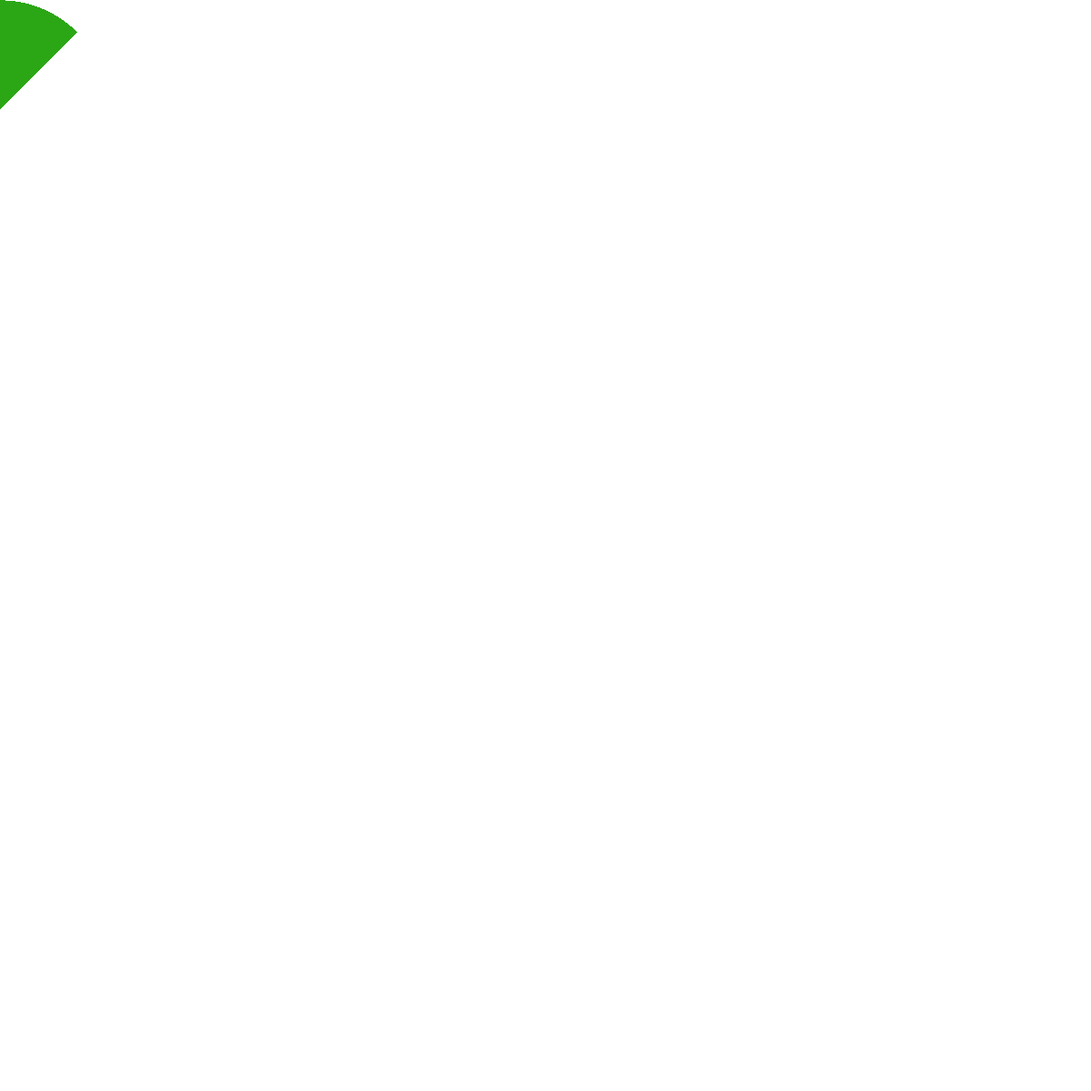
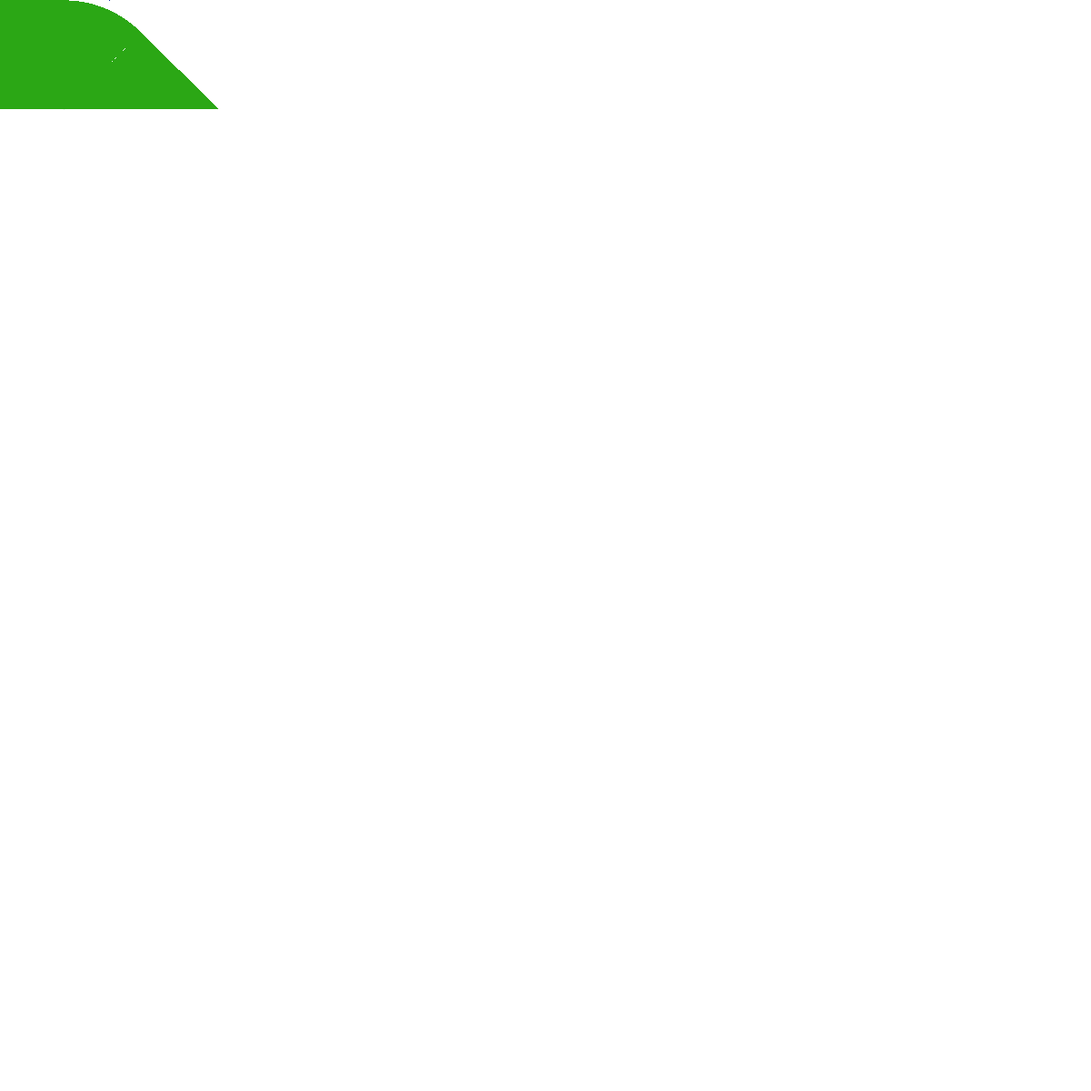
Layered file, before and after one edit (1091x1091). Changes by layer:
painted on "Fundo" over [0, 0, 219, 111]
